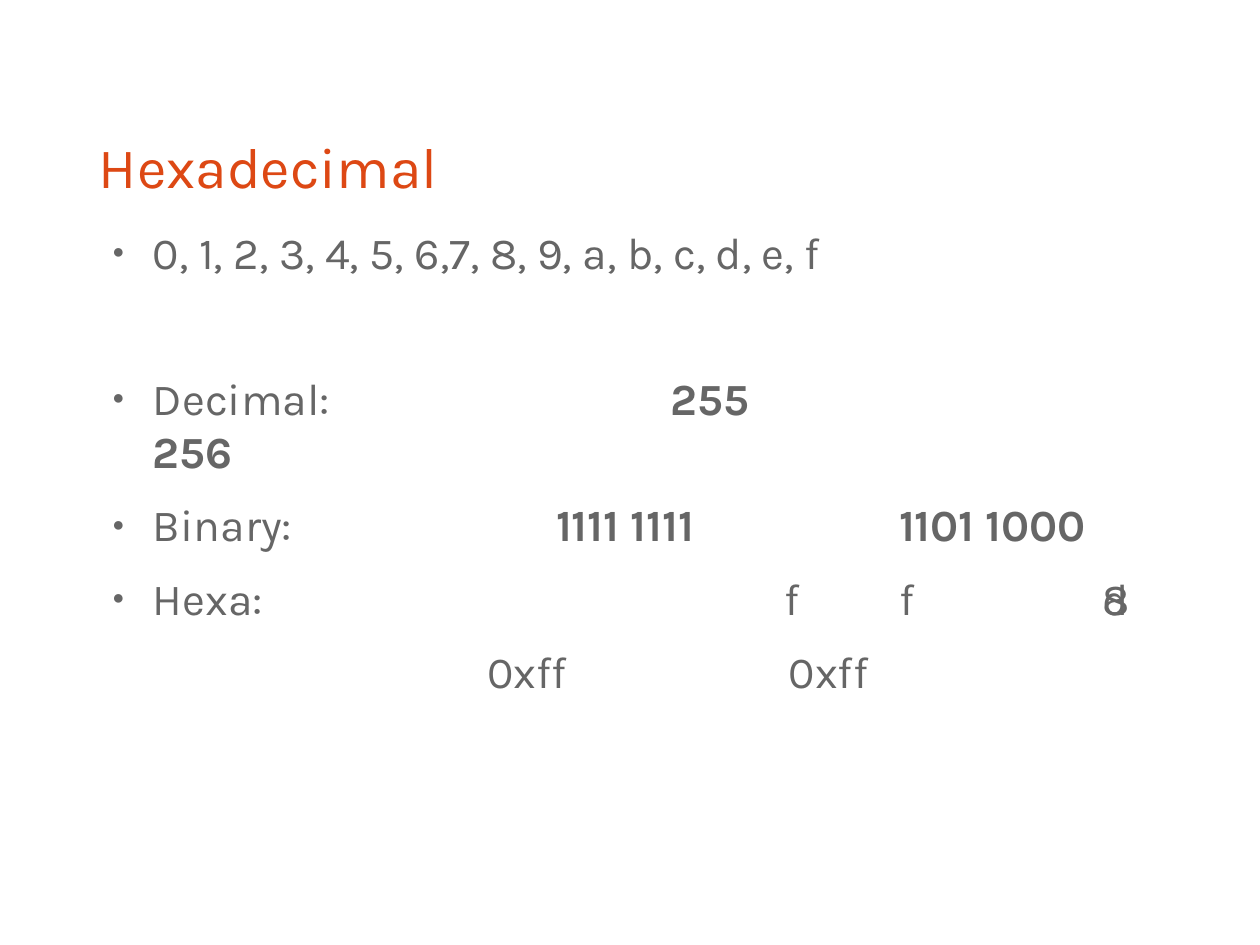
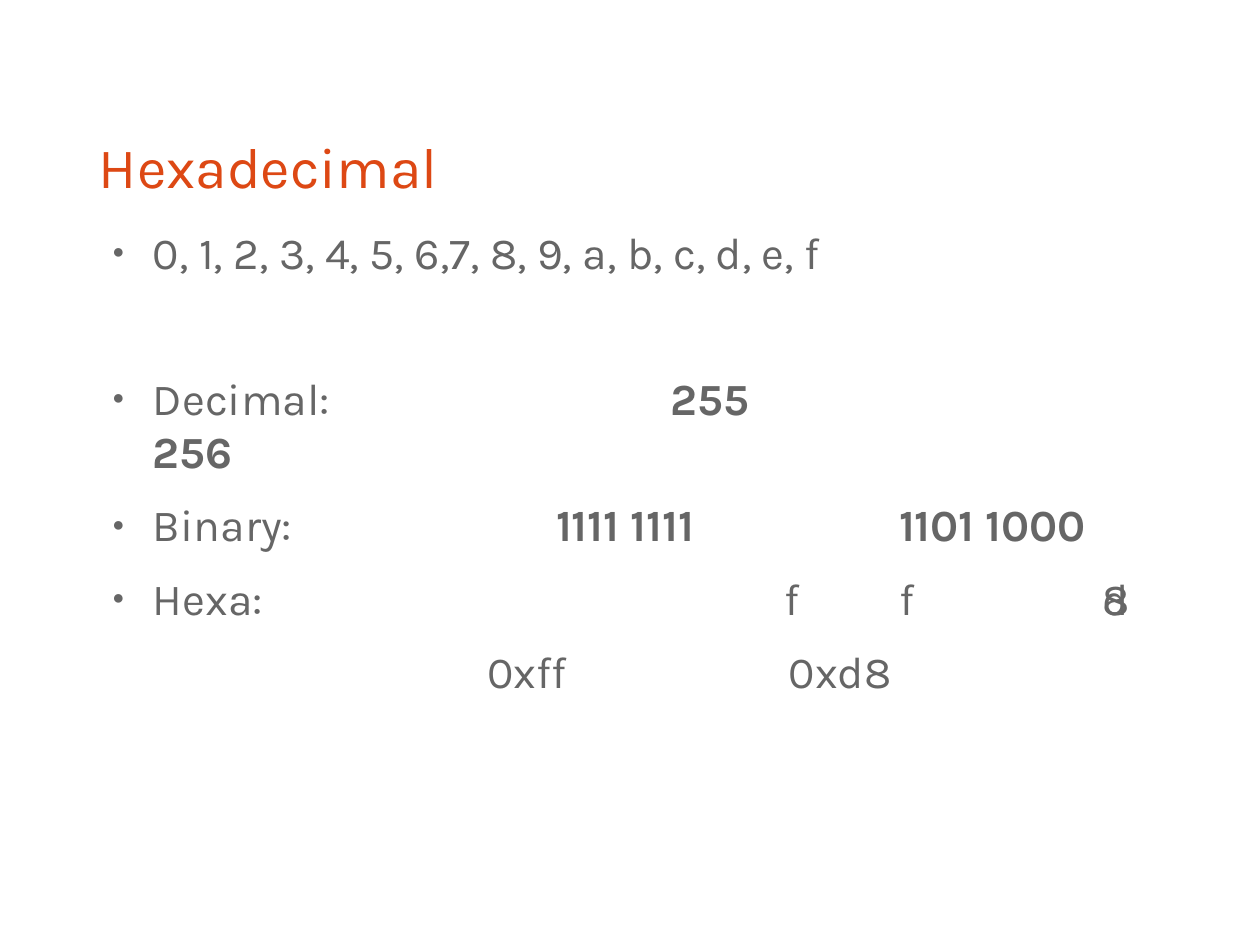
Before and after one commit to bagustris/prokom-tf, a slide deck: slide 5 of prokom0.odp. Drawn at 1260x945 pixels with LibreOffice and Linux fonts; fonts in the diff are those of the drawing. Boxes give left, top, right and bottom in pixels: in the first picture for what was removed or moved away, otherwise in the second. Text is boxed around its words. In the diff, an @@ line names an element or a change of style, - is before the commit and + after.

```diff
--- a/prokom0.odp
+++ b/prokom0.odp
@@ text at [488,657,892,689]: text changed @@
-            0xff 0xff
+            0xff 0xd8
```
Also in this commit, not shown: 2 other slides changed.
